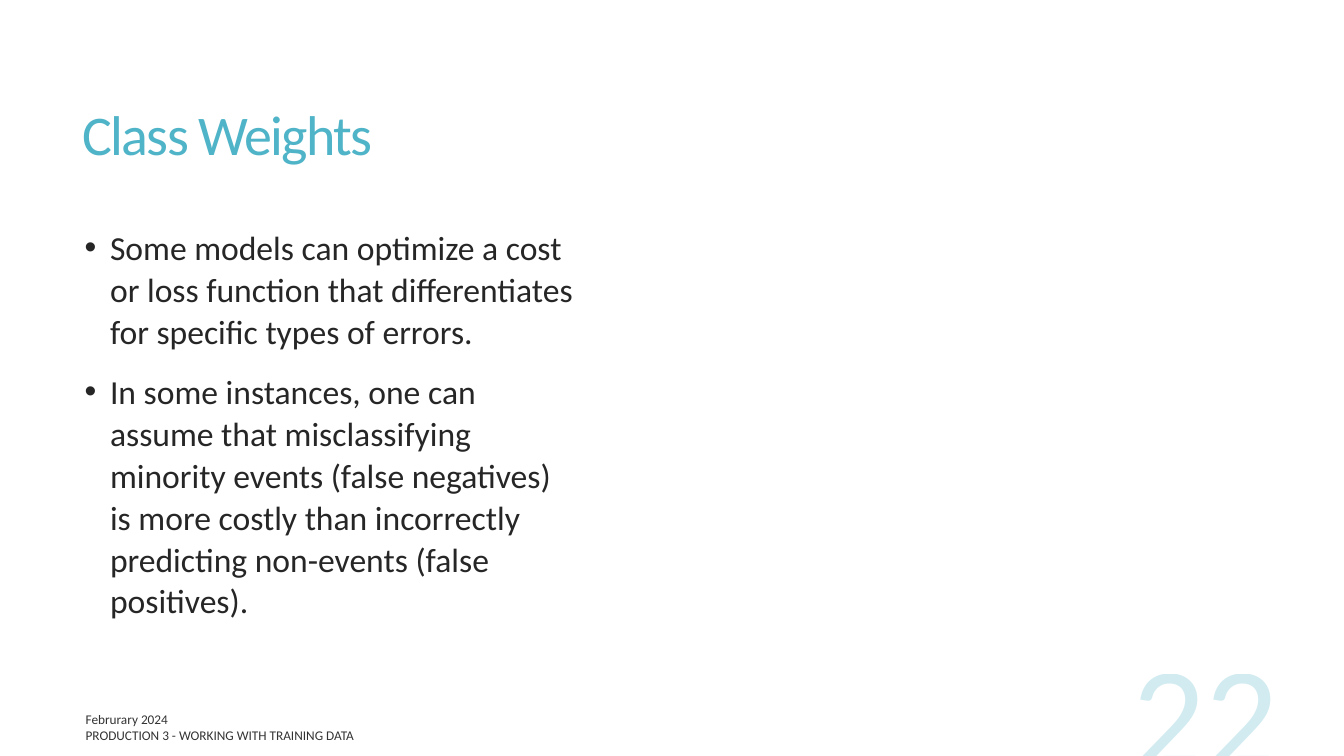
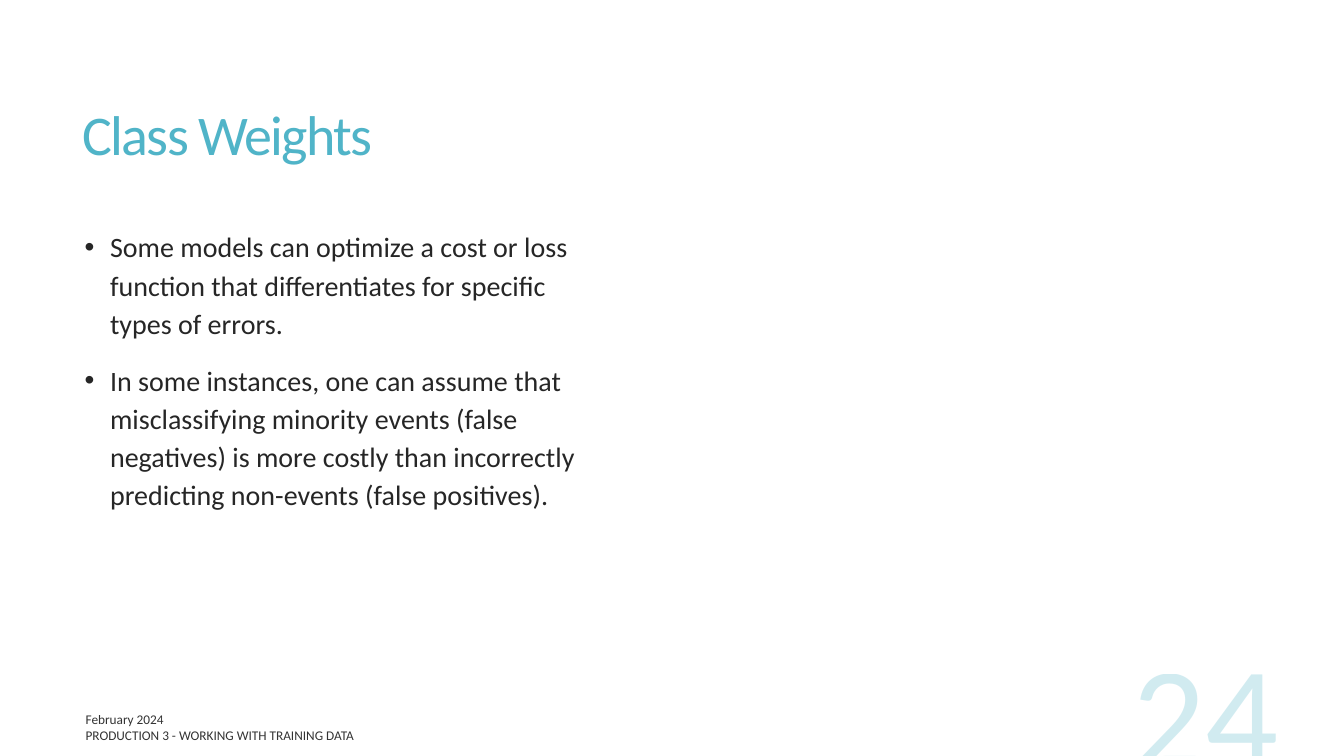
Before and after one commit to UofT-DSI/production, a slide deck: slide 24 of docs/part_3/production_3.pptx (slide 22 before the commit). Drawn at 1344x756 pixels with LibreOffice and Linux fonts; fonts in the diff are those of the drawing; grey boxes stand for pictures. Boxes give left, top, right and bottom in pixels: in the first picture for what was removed or moved away, otherwise in the second. Text is boxed around its words. In the diff, an @@ line names an element or a change of style, - is before the commit and + after.

```diff
--- a/docs/part_3/production_3.pptx
+++ b/docs/part_3/production_3.pptx
@@ text "Some models can optimize a ..." at (110,237,574,510): size 24 to 20 pt; line spacing 1.04 to 1.14 @@
@@ page number at (966,648,1289,756): text changed @@
-22
+24
@@ text at (86,715,164,726): text changed @@
-Februrary 2024
+February 2024
```
Also in this commit, not shown: 23 other slides changed, 4 slides added, 11 other files.
